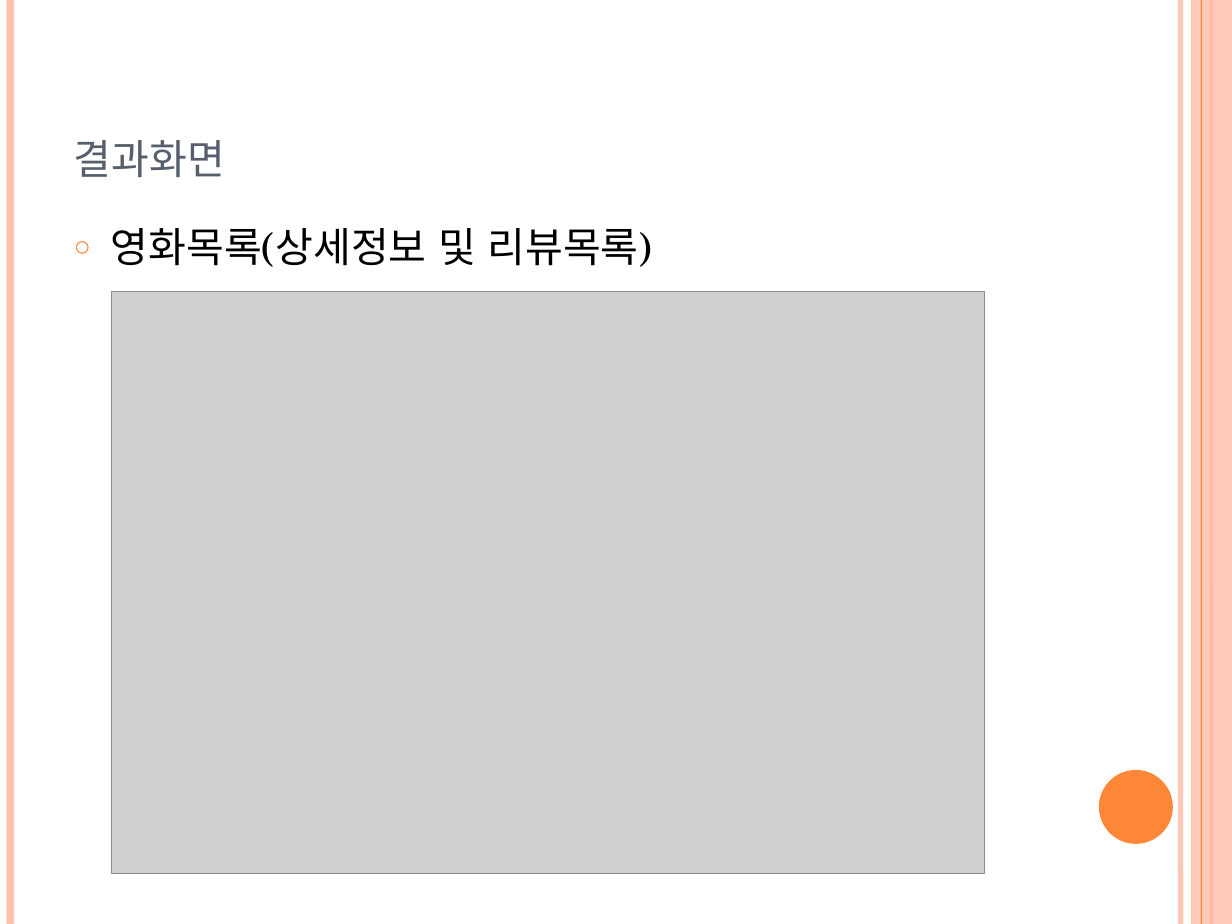
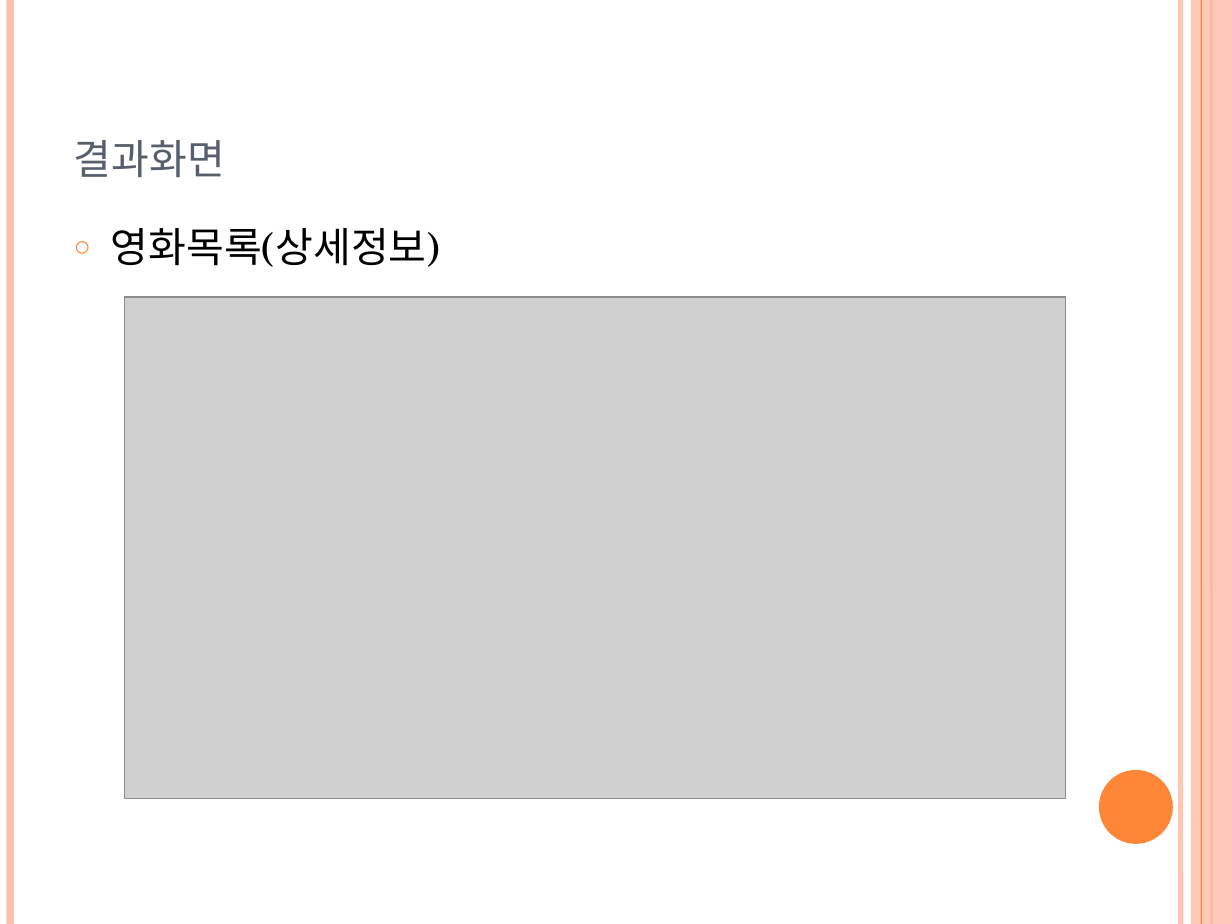
Before and after one commit to YJMovie/TeamProject, a slide deck: slide 21 of 영화소개 프로젝트.pptx. Drawn at 1232x924 pixels with LibreOffice and Linux fonts; fonts in the diff are those of the drawing; grey boxes stand for pictures. Boxes give left, top, right and bottom in pixels: in the first picture for what was removed or moved away, otherwise in the second. Text is boxed around its words. In the diff, an @@ line names an element or a change of style, - is before the commit and + after.

```diff
--- a/영화소개 프로젝트.pptx
+++ b/영화소개 프로젝트.pptx
@@ text at bbox=[111, 228, 441, 267]: text changed @@
-○ 영화목록(상세정보 및 리뷰목록)
+○ 영화목록(상세정보)
@@ picture: place and size @@
-picture at bbox=[112, 292, 986, 873]
+picture at bbox=[124, 297, 1066, 798]
```
Also in this commit, not shown: 8 other slides changed, 1 slide removed, 13 other files.
